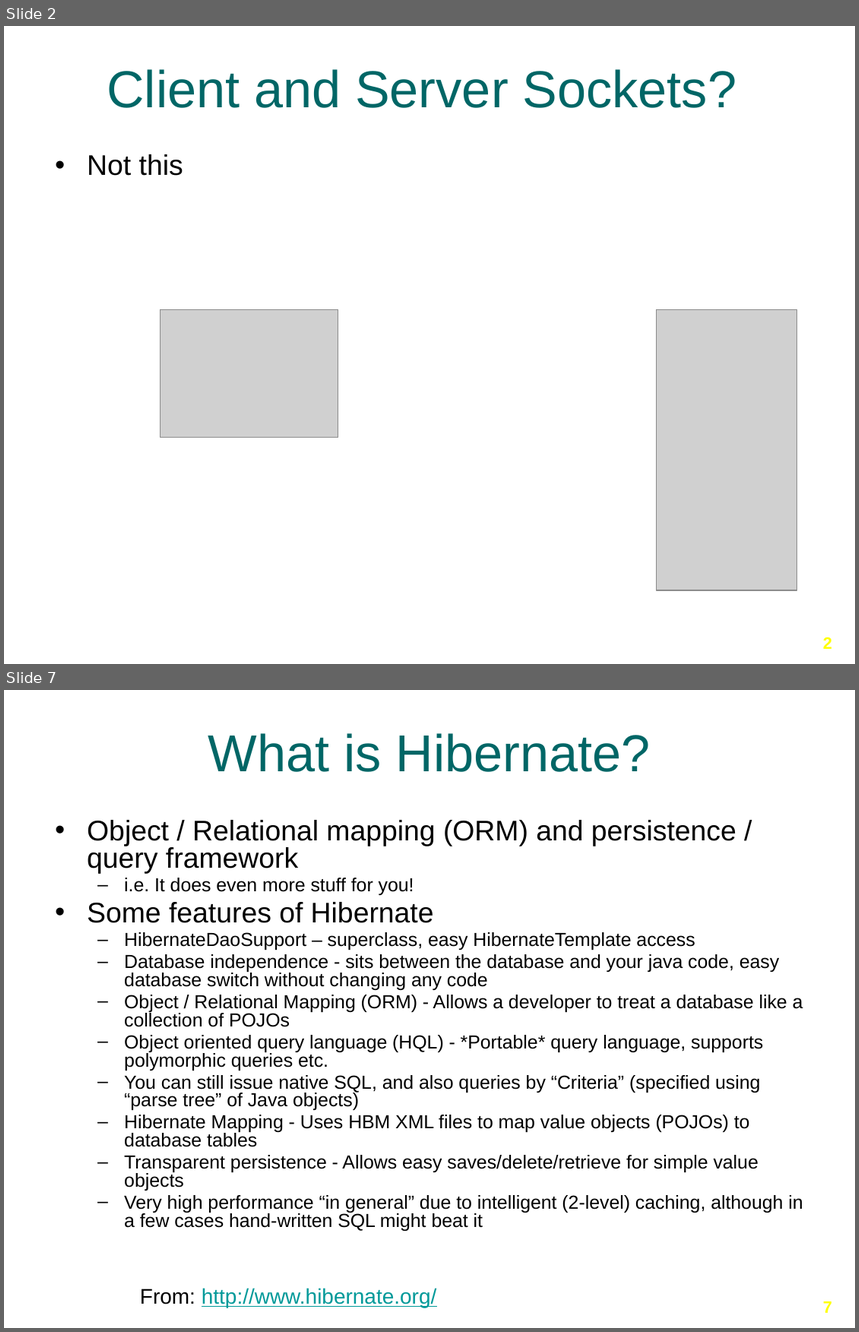
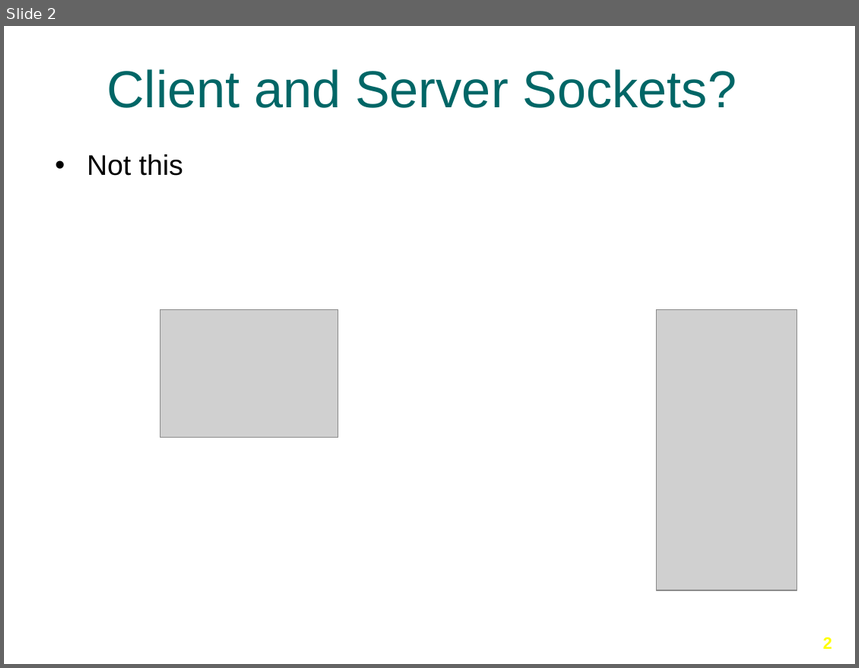
Before and after one commit to Ansilacerda/CIT360-Portfolio, a slide deck: Presentations/Client and Server Sockets/Client-Server-Sockets.pptx. Shown one above the other, each under a label of ours: slides 2 and 7 before the commit, slide 2 after it; the slides between them are not shown. The pictures are 859x1332 and 859x668 pixels, drawn with LibreOffice and Linux fonts; fonts in the diff are those of the drawing; grey boxes stand for pictures; background and template pictures are left out. Boxes give left, top, right and bottom in pixels: in the first picture for what was removed or moved away, otherwise in the second. Text is boxed around its words. In the diff, an @@ line names an element or a change of style, - is before the commit and + after.

```diff
--- a/Presentations/Client and Server Sockets/Client-Server-Sockets.pptx
+++ b/Presentations/Client and Server Sockets/Client-Server-Sockets.pptx
@@ slide 7 removed at [4, 690, 855, 1328], background picture (left out) @@
@@ title removed at [208, 733, 651, 772] @@
-What is Hibernate?
@@ text removed at [87, 820, 804, 1231] @@
-• Object / Relational mapping (ORM) and persistence / query framework
-  – i.e. It does even more stuff for you!
-• Some features of Hibernate
-  – HibernateDaoSupport – superclass, easy HibernateTemplate access
-  – Database independence - sits between the database and your java code, easy database switch without changing any code
-  – Object / Relational Mapping (ORM) - Allows a developer to treat a database like a collection of POJOs
-  – Object oriented query language (HQL) - *Portable* query language, supports polymorphic queries etc.
-  – You can still issue native SQL, and also queries by “Criteria” (specified using “parse tree” of Java objects)
-  – Hibernate Mapping - Uses HBM XML files to map value objects (POJOs) to database tables
-  – Transparent persistence - Allows easy saves/delete/retrieve for simple value objects
-  – Very high performance “in general” due to intelligent (2-level) caching, although in a few cases hand-written SQL might beat it
@@ text removed at [140, 1288, 436, 1308] @@
-From: http://www.hibernate.org/
@@ page number removed at [823, 1302, 832, 1313] @@
-7
```
Also in this commit, not shown: 1 slide changed, 9 slides added, 7 other slides removed, 23 other files.
